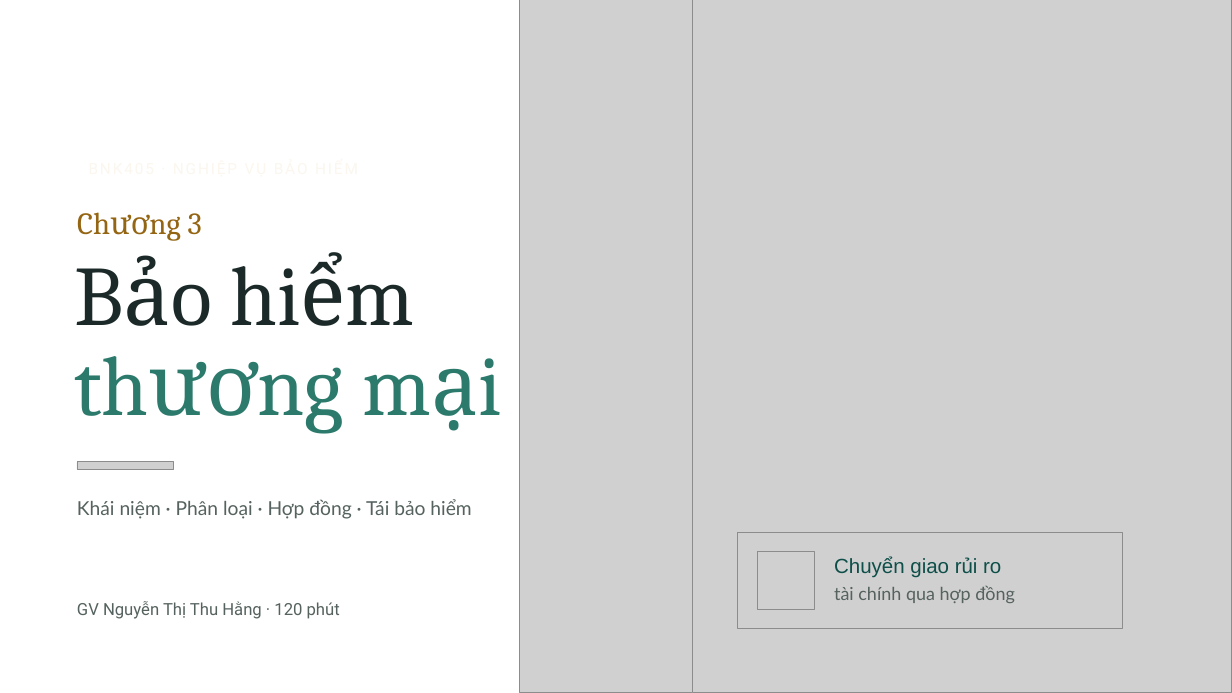
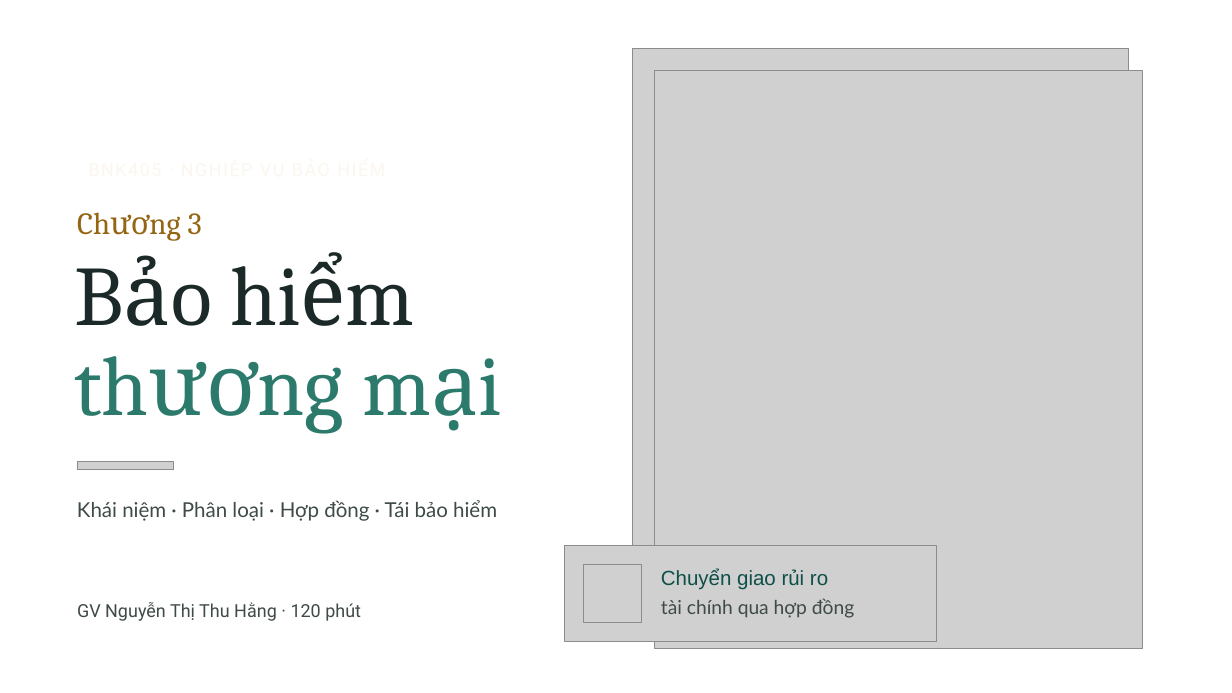
Before and after one commit to tranquanghaofake-dotcom/Law, a slide deck: slide 1 of docs/bai/ch3-bao-hiem-thuong-mai/mau-cong.pptx. Drawn at 1232x693 pixels with LibreOffice and Linux fonts; fonts in the diff are those of the drawing; grey boxes stand for pictures; background and template pictures are left out. Boxes give left, top, right and bottom in pixels: in the first picture for what was removed or moved away, otherwise in the second. Text is boxed around its words. In the diff, an @@ line names an element or a change of style, - is before the commit and + after.

```diff
--- a/docs/bai/ch3-bao-hiem-thuong-mai/mau-cong.pptx
+++ b/docs/bai/ch3-bao-hiem-thuong-mai/mau-cong.pptx
@@ picture removed at (x1=519, y1=0, x2=692, y2=693) @@
@@ picture resized from (x1=552, y1=0, x2=1232, y2=693) to (x1=633, y1=49, x2=1128, y2=634) @@
@@ picture added at (x1=654, y1=70, x2=1142, y2=648) @@
@@ text "BNK405 · NGHIỆP VỤ BẢO ..." at (x1=89, y1=162, x2=429, y2=182): size 12 to 14 pt, letter spacing 1.4 to 1.1 pt; line spacing 12pt to 14pt @@
@@ text "Khái niệm · Phân loại ..." at (x1=77, y1=500, x2=497, y2=521): size 15 to 16 pt, text colour #55625F to #3F4B48; line spacing 21.8pt to 23.2pt @@
@@ picture resized from (x1=738, y1=532, x2=1124, y2=628) to (x1=565, y1=545, x2=937, y2=641) @@
@@ picture added at (x1=584, y1=565, x2=641, y2=622) @@
@@ text "Chuyển giao rủi ro" moved from (x1=834, y1=557, x2=1001, y2=578) to (x1=661, y1=569, x2=828, y2=590) @@
@@ picture removed at (x1=757, y1=552, x2=814, y2=609) @@
@@ text "GV Nguyễn Thị Thu Hằng ..." at (x1=77, y1=602, x2=361, y2=621): size 13 to 14 pt, text colour #55625F to #3F4B48; line spacing 18.2pt to 19.6pt @@
@@ text "tài chính qua hợp đồng" moved from (x1=834, y1=586, x2=1015, y2=603) to (x1=661, y1=598, x2=854, y2=618) @@
@@ text "tài chính qua hợp đồng" at (x1=661, y1=598, x2=854, y2=618): size 14 to 15 pt, text colour #55625F to #3F4B48; line spacing 18.2pt to 19.5pt @@
```
Also in this commit, not shown: 7 other slides changed, 46 other files.
